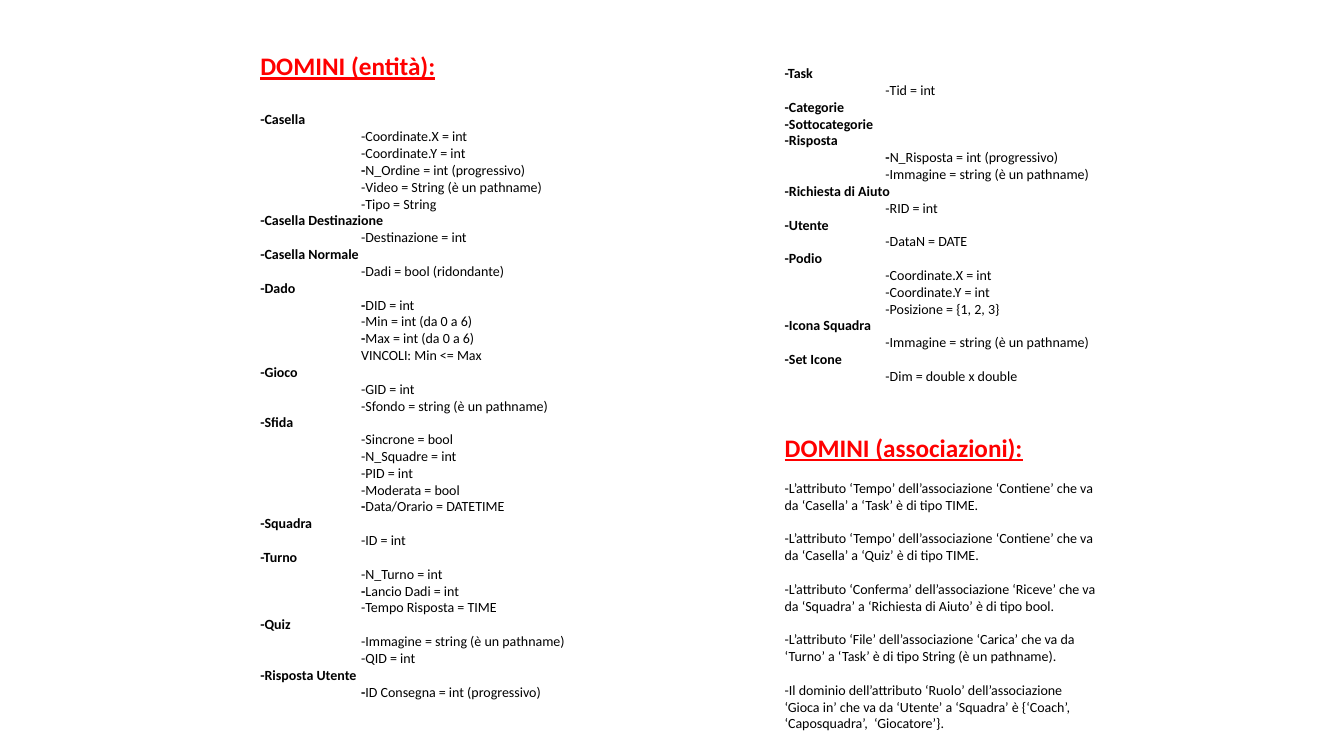
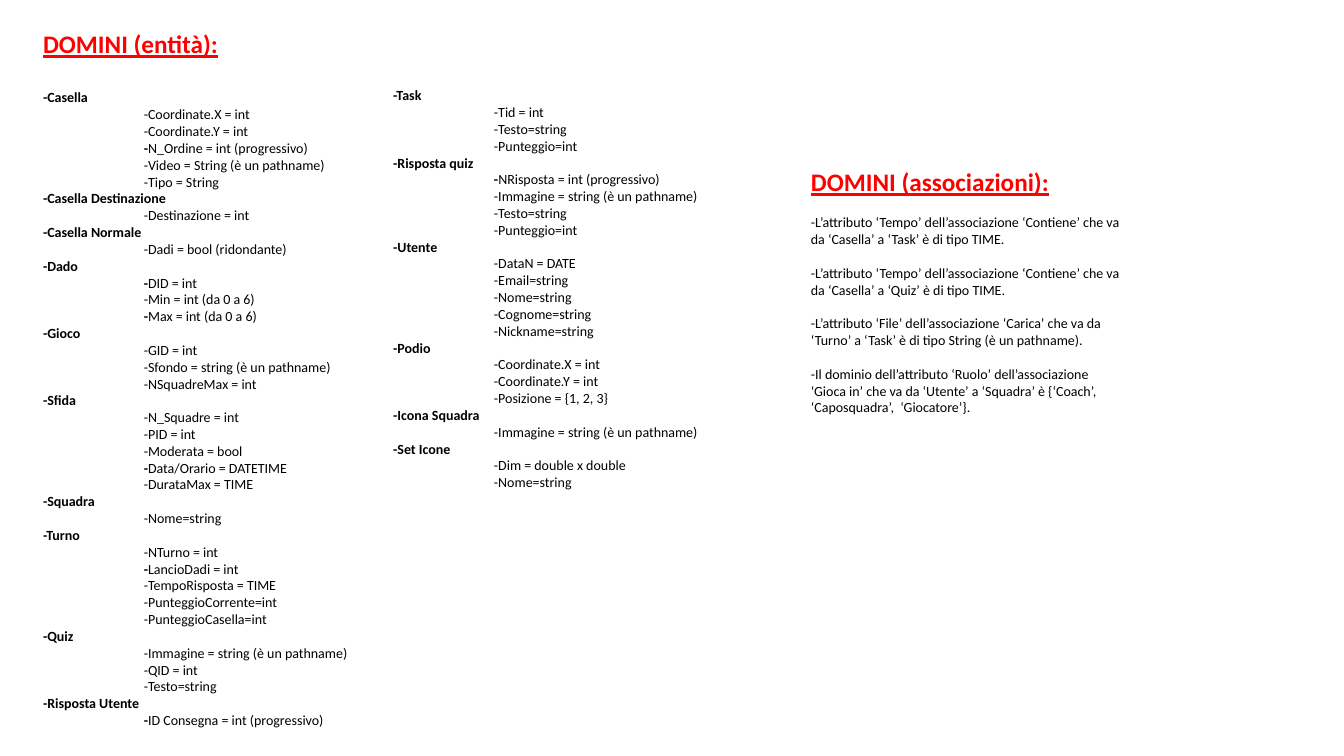
Before and after one commit to DavideGit-cs/BD_Progetto_Gruppo11, a slide deck: slide 3 of Vincoli_Domini_BDProgetto_finale.pptx. Drawn at 1344x756 pixels with LibreOffice and Linux fonts; fonts in the diff are those of the drawing. Boxes give left, top, right and bottom in pixels: in the first picture for what was removed or moved away, otherwise in the second. Text is boxed around its words. In the diff, an @@ line names an element or a change of style, - is before the commit and + after.

```diff
--- a/Vincoli_Domini_BDProgetto_finale.pptx
+++ b/Vincoli_Domini_BDProgetto_finale.pptx
@@ text "DOMINI (entità):": place and size @@
-text "DOMINI (entità):" at (260,56,564,700)
+text "DOMINI (entità):" at (43,34,347,728)
@@ text "-Task": place and size @@
-text "-Task" at (785,68,1089,381)
+text "-Task" at (393,90,697,490)
@@ text at (494,124,660,187): text changed; bold off @@
--Categorie
--Sottocategorie
--Risposta
--N_Risposta = int (progressivo)
+-Testo=string
+-Punteggio=int
+-Risposta quiz
+-NRisposta = int (progressivo)
@@ text "DOMINI (associazioni):": place and size @@
-text "DOMINI (associazioni):" at (785,438,1095,731)
+text "DOMINI (associazioni):" at (811,172,1119,415)
@@ text at (494,208,577,238): text changed; bold off @@
--Richiesta di Aiuto
--RID = int
+-Testo=string
+-Punteggio=int
@@ text at (494,275,594,339): paragraphs added @@
+-Email=string
+-Nome=string
+-Cognome=string
+-Nickname=string
@@ text at (361,350,482,360): paragraph removed @@
-VINCOLI: Min <= Max
@@ text at (144,379,257,392): paragraph added @@
+-NSquadreMax = int
@@ text at (361,434,453,444): paragraph removed @@
--Sincrone = bool
@@ text at (494,477,572,490): paragraph added @@
+-Nome=string
@@ text at (144,480,253,489): paragraph added @@
+-DurataMax = TIME
@@ text at (144,513,222,526): text changed @@
--ID = int
+-Nome=string
@@ text at (144,547,277,627): text changed @@
--N_Turno = int
--Lancio Dadi = int
--Tempo Risposta = TIME
+-NTurno = int
+-LancioDadi = int
+-TempoRisposta = TIME
+-PunteggioCorrente=int
+-PunteggioCasella=int
@@ text at (785,584,1095,614): paragraph removed @@
--L’attributo ‘Conferma’ dell’associazione ‘Riceve’ che va da ‘Squadra’ a ‘Richiesta di Aiuto’ è di tipo bool.
@@ text at (144,681,217,694): paragraph added @@
+-Testo=string
```
Also in this commit, not shown: 2 other slides changed, 15 slides added, 1 slide removed, 1 other file.
